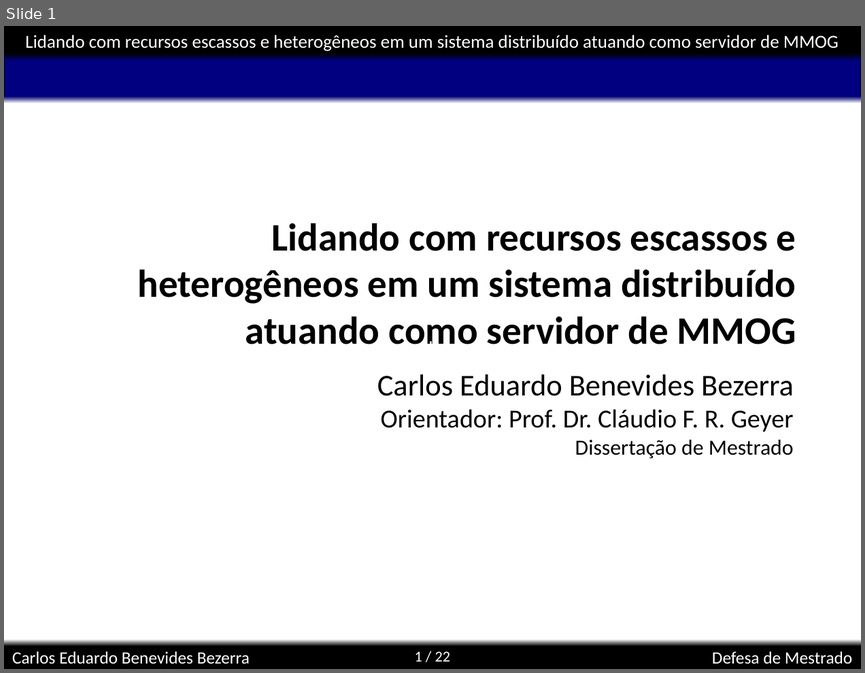
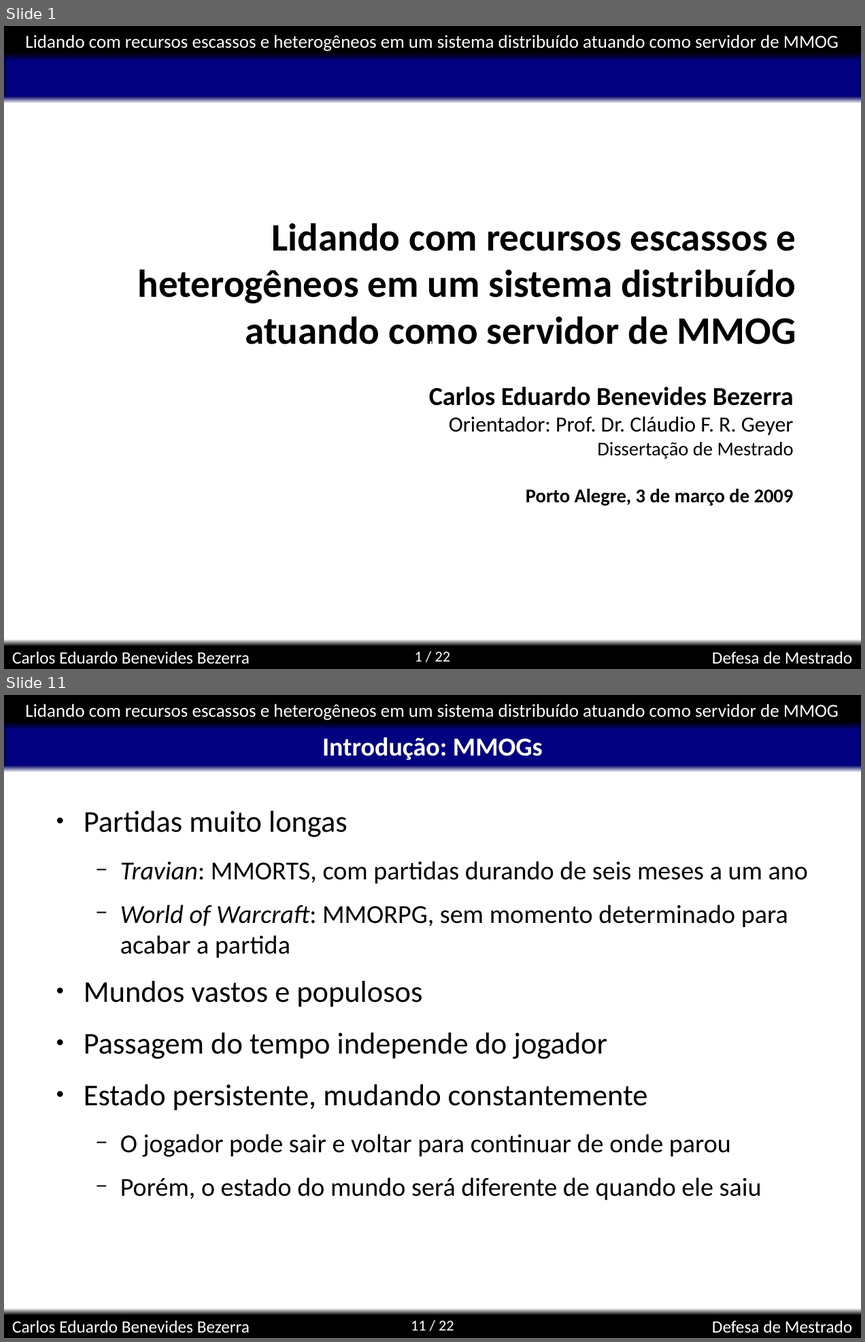
Before and after one commit to kdubezerra/kdubezerra, a slide deck: textos/dissertation/Diss_Defesa.ppt. Shown one above the other, each under a label of ours: slide 1 before the commit, slides 1 and 11 after it; the slides between them are not shown. The pictures are 865x673 and 865x1342 pixels, drawn with LibreOffice and Linux fonts; fonts in the diff are those of the drawing; background and template pictures are left out. Boxes give left, top, right and bottom in pixels: in the first picture for what was removed or moved away, otherwise in the second. Text is boxed around its words. In the diff, an @@ line names an element or a change of style, - is before the commit and + after.

```diff
--- a/textos/dissertation/Diss_Defesa.ppt
+++ b/textos/dissertation/Diss_Defesa.ppt
@@ slide 11 added at (4, 695, 861, 1338), background #FFFFFF; not listed: 8 template elements that a slide beside it also shows @@
@@ title added at (322, 737, 543, 760), 24 pt, text #FFFFFF, bold @@
+Introdução: MMOGs
@@ text added at (84, 811, 808, 1200), 24 pt, text #000000 @@
+● Partidas muito longas
+  − Travian: MMORTS, com partidas durando de seis meses a um ano
+  − World of Warcraft: MMORPG, sem momento determinado para acabar a partida
+● Mundos vastos e populosos
+● Passagem do tempo independe do jogador
+● Estado persistente, mudando constantemente
+  − O jogador pode sair e voltar para continuar de onde parou
+  − Porém, o estado do mundo será diferente de quando ele saiu
@@ slide 1 changed as well @@
@@ subtitle "Carlos Eduardo Benevides Bezerra": place and size @@
-subtitle "Carlos Eduardo Benevides Bezerra" at (377, 374, 793, 458)
+subtitle "Carlos Eduardo Benevides Bezerra" at (429, 386, 793, 505)
@@ subtitle at (429, 386, 793, 458): size 28 to 24 pt, bold on in "Carlos Eduardo Benevides Bezerra"; size 24 to 20 pt in "Orientador: Prof. Dr. Cláudio F. R. Geyer"; size 20 to 18 pt in "Dissertação de Mestrado" @@
@@ subtitle at (526, 488, 793, 505): paragraph added @@
+Porto Alegre, 3 de março de 2009
```
Also in this commit, not shown: 4 other slides changed, 23 other slides added, 7 slides removed, 19 other files.
